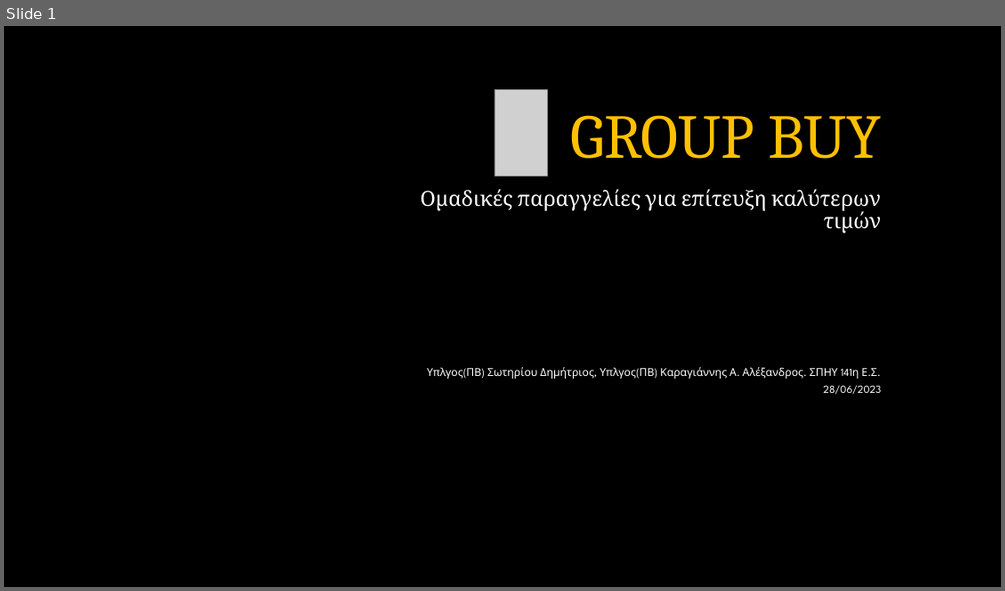
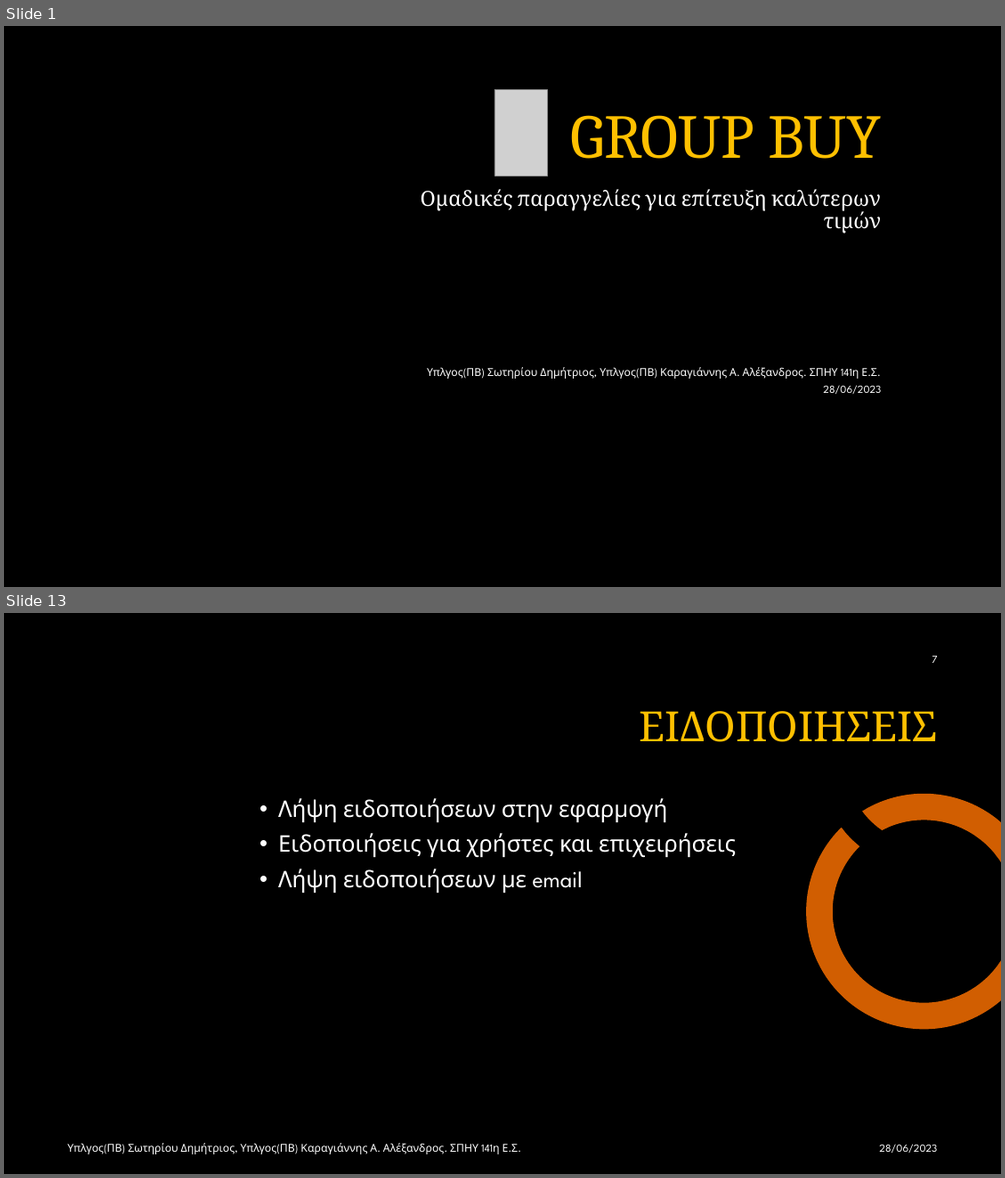
Before and after one commit to Alan-III/GroupBuy, a slide deck: GroupBuy.pptx. Shown one above the other, each under a label of ours: slide 1 before the commit, slides 1 and 13 after it; the slides between them are not shown. The pictures are 1005x591 and 1005x1178 pixels, drawn with LibreOffice and Linux fonts; fonts in the diff are those of the drawing; grey boxes stand for pictures; background and template pictures are left out. Boxes give left, top, right and bottom in pixels: in the first picture for what was removed or moved away, otherwise in the second. Text is boxed around its words. In the diff, an @@ line names an element or a change of style, - is before the commit and + after.

```diff
--- a/GroupBuy.pptx
+++ b/GroupBuy.pptx
@@ slide 13 added at (4,613,1001,1174), background #000000 @@
@@ text added at (931,656,937,663), 10.5 pt, text #FFFFFF @@
+7
@@ title added at (639,711,938,742), 40 pt, text #FFC000 @@
+ΕΙΔΟΠΟΙΗΣΕΙΣ
@@ freeform shape added at (764,751,1001,1070), fill #D15E01 @@
@@ text added at (278,798,736,892), 22 pt, text #FFFFFF @@
+• Λήψη ειδοποιήσεων στην εφαρμογή
+• Ειδοποιήσεις για χρήστες και επιχειρήσεις
+• Λήψη ειδοποιήσεων με email
@@ text added at (67,1143,509,1154), 10.5 pt, text #FFFFFF @@
+Υπλγος(ΠΒ) Σωτηρίου Δημήτριος, Υπλγος(ΠΒ) Καραγιάννης Α. Αλέξανδρος. ΣΠΗΥ 141η Ε.Σ.
@@ text added at (879,1143,937,1152), 10.5 pt, text #FFFFFF @@
+28/06/2023
```
Also in this commit, not shown: 18 slides changed, 3 other slides added, 5 other files.
